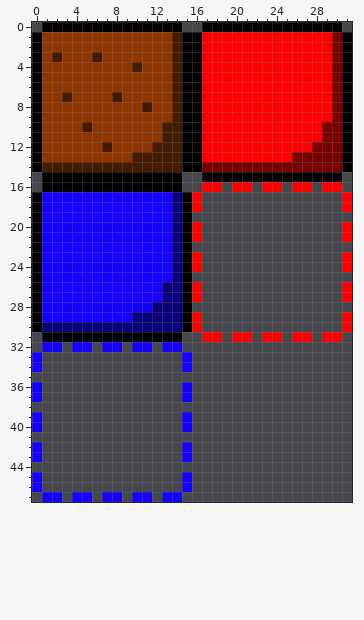
File history of a pixel-art sprite, Assets/TilesetDebug.png. That is the earlier state.
The file is 32x48 pixels. Colours within 5 levels of each other are drawn and written as one.
After the commit:
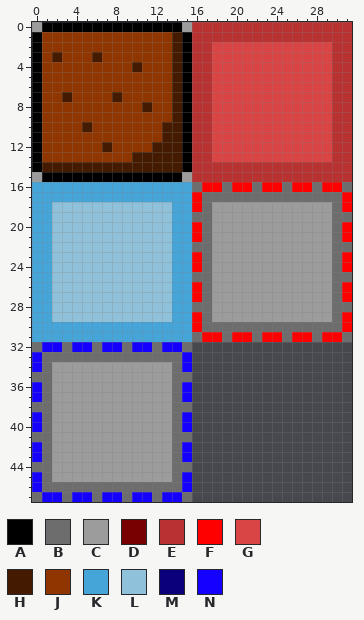
Palette (. is transparent): A #000000  B #6d6d6d  C #9c9c9c  D #790000  E #b83232  F #ff0000  G #d94545  H #441a00  J #8e3500  K #45a5d9  L #90c1db  M #0a007b  N #1500ff
Change:
@@ x 0..31 @@
- 0 .AAAAAAAAAAAAAA..AAAAAAAAAAAAAA.
- 1 AJJJJJJJJJJJJJHAAFFFFFFFFFFFFFDA
- 2 AJJJJJJJJJJJJJHAAFFFFFFFFFFFFFDA
- 3 AJHJJJHJJJJJJJHAAFFFFFFFFFFFFFDA
- 4 AJJJJJJJJJHJJJHAAFFFFFFFFFFFFFDA
- 5 AJJJJJJJJJJJJJHAAFFFFFFFFFFFFFDA
- 6 AJJJJJJJJJJJJJHAAFFFFFFFFFFFFFDA
- 7 AJJHJJJJHJJJJJHAAFFFFFFFFFFFFFDA
- 8 AJJJJJJJJJJHJJHAAFFFFFFFFFFFFFDA
- 9 AJJJJJJJJJJJJJHAAFFFFFFFFFFFFFDA
-10 AJJJJHJJJJJJJHHAAFFFFFFFFFFFFDDA
-11 AJJJJJJJJJJJJHHAAFFFFFFFFFFFFDDA
-12 AJJJJJJHJJJJHHHAAFFFFFFFFFFFDDDA
-13 AJJJJJJJJJHHHHHAAFFFFFFFFFDDDDDA
-14 AHHHHHHHHHHHHHHAADDDDDDDDDDDDDDA
-15 .AAAAAAAAAAAAAA..AAAAAAAAAAAAAA.
-16 .AAAAAAAAAAAAAA..FF.FF.FF.FF.FF.
-17 ANNNNNNNNNNNNNMAF..............F
-18 ANNNNNNNNNNNNNMAF..............F
-19 ANNNNNNNNNNNNNMA................
-20 ANNNNNNNNNNNNNMAF..............F
-21 ANNNNNNNNNNNNNMAF..............F
-22 ANNNNNNNNNNNNNMA................
-23 ANNNNNNNNNNNNNMAF..............F
-24 ANNNNNNNNNNNNNMAF..............F
-25 ANNNNNNNNNNNNNMA................
-26 ANNNNNNNNNNNNMMAF..............F
-27 ANNNNNNNNNNNNMMAF..............F
-28 ANNNNNNNNNNNMMMA................
-29 ANNNNNNNNNMMMMMAF..............F
-30 AMMMMMMMMMMMMMMAF..............F
-31 .AAAAAAAAAAAAAA..FF.FF.FF.FF.FF.
-32 .NN.NN.NN.NN.NN.................
-33 N..............N................
-34 N..............N................
-35 ................................
-36 N..............N................
-37 N..............N................
-38 ................................
-39 N..............N................
-40 N..............N................
-41 ................................
-42 N..............N................
-43 N..............N................
-44 ................................
-45 N..............N................
-46 N..............N................
-47 .NN.NN.NN.NN.NN.................
+ 0 CAAAAAAAAAAAAAACEEEEEEEEEEEEEEEE
+ 1 AJJJJJJJJJJJJJHAEEEEEEEEEEEEEEEE
+ 2 AJJJJJJJJJJJJJHAEEGGGGGGGGGGGGEE
+ 3 AJHJJJHJJJJJJJHAEEGGGGGGGGGGGGEE
+ 4 AJJJJJJJJJHJJJHAEEGGGGGGGGGGGGEE
+ 5 AJJJJJJJJJJJJJHAEEGGGGGGGGGGGGEE
+ 6 AJJJJJJJJJJJJJHAEEGGGGGGGGGGGGEE
+ 7 AJJHJJJJHJJJJJHAEEGGGGGGGGGGGGEE
+ 8 AJJJJJJJJJJHJJHAEEGGGGGGGGGGGGEE
+ 9 AJJJJJJJJJJJJJHAEEGGGGGGGGGGGGEE
+10 AJJJJHJJJJJJJHHAEEGGGGGGGGGGGGEE
+11 AJJJJJJJJJJJJHHAEEGGGGGGGGGGGGEE
+12 AJJJJJJHJJJJHHHAEEGGGGGGGGGGGGEE
+13 AJJJJJJJJJHHHHHAEEGGGGGGGGGGGGEE
+14 AHHHHHHHHHHHHHHAEEEEEEEEEEEEEEEE
+15 CAAAAAAAAAAAAAACEEEEEEEEEEEEEEEE
+16 KKKKKKKKKKKKKKKKBFFBFFBFFBFFBFFB
+17 KKKKKKKKKKKKKKKKFBBBBBBBBBBBBBBF
+18 KKLLLLLLLLLLLLKKFBCCCCCCCCCCCCBF
+19 KKLLLLLLLLLLLLKKBBCCCCCCCCCCCCBB
+20 KKLLLLLLLLLLLLKKFBCCCCCCCCCCCCBF
+21 KKLLLLLLLLLLLLKKFBCCCCCCCCCCCCBF
+22 KKLLLLLLLLLLLLKKBBCCCCCCCCCCCCBB
+23 KKLLLLLLLLLLLLKKFBCCCCCCCCCCCCBF
+24 KKLLLLLLLLLLLLKKFBCCCCCCCCCCCCBF
+25 KKLLLLLLLLLLLLKKBBCCCCCCCCCCCCBB
+26 KKLLLLLLLLLLLLKKFBCCCCCCCCCCCCBF
+27 KKLLLLLLLLLLLLKKFBCCCCCCCCCCCCBF
+28 KKLLLLLLLLLLLLKKBBCCCCCCCCCCCCBB
+29 KKLLLLLLLLLLLLKKFBCCCCCCCCCCCCBF
+30 KKKKKKKKKKKKKKKKFBBBBBBBBBBBBBBF
+31 KKKKKKKKKKKKKKKKBFFBFFBFFBFFBFFB
+32 BNNBNNBNNBNNBNNB................
+33 NBBBBBBBBBBBBBBN................
+34 NBCCCCCCCCCCCCBN................
+35 BBCCCCCCCCCCCCBB................
+36 NBCCCCCCCCCCCCBN................
+37 NBCCCCCCCCCCCCBN................
+38 BBCCCCCCCCCCCCBB................
+39 NBCCCCCCCCCCCCBN................
+40 NBCCCCCCCCCCCCBN................
+41 BBCCCCCCCCCCCCBB................
+42 NBCCCCCCCCCCCCBN................
+43 NBCCCCCCCCCCCCBN................
+44 BBCCCCCCCCCCCCBB................
+45 NBCCCCCCCCCCCCBN................
+46 NBBBBBBBBBBBBBBN................
+47 BNNBNNBNNBNNBNNB................
Boxes around the changes in both pictures, in picture pixels (x1, y1, x2, y2):
changed: (32, 22, 352, 502)
